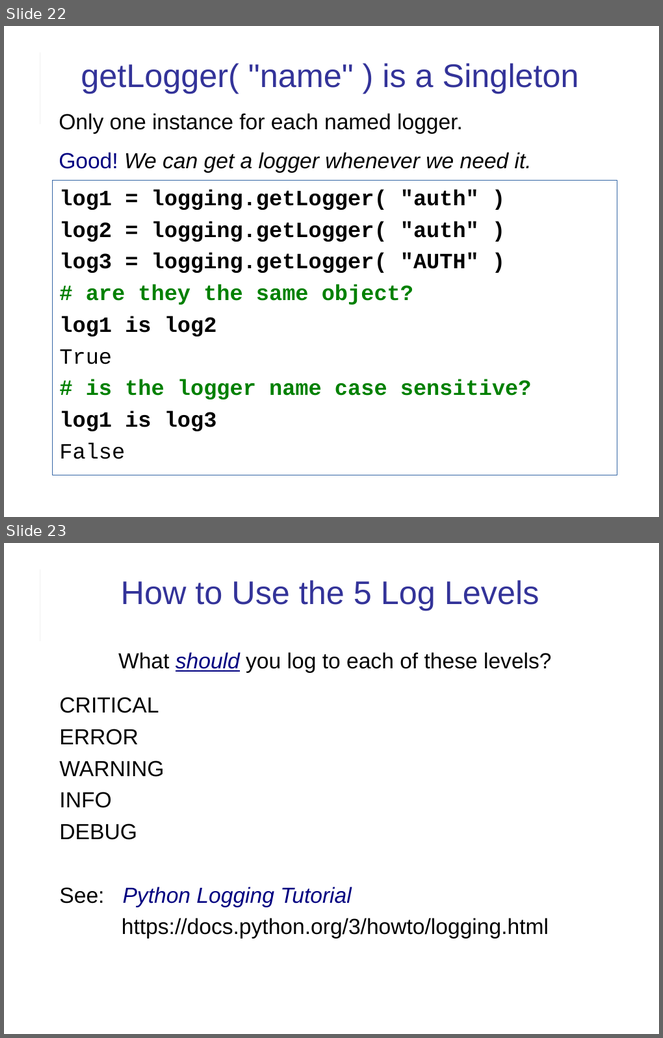
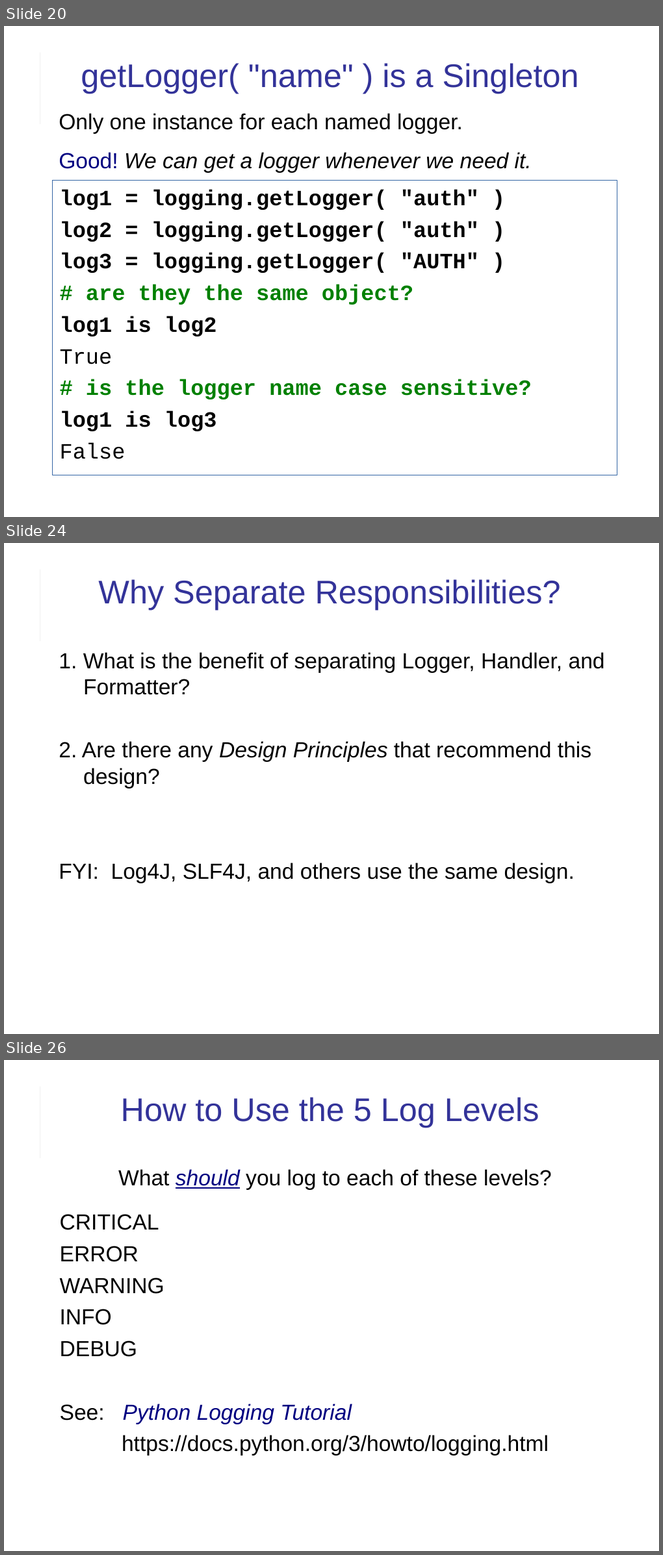
Before and after one commit to cpske/ISP, a slide deck: logging/Logging.ppt. Shown one above the other, each under a label of ours: slides 22 and 23 before the commit, slides 20, 24 and 26 after it; the slides between them are not shown. The pictures are 663x1038 and 663x1555 pixels, drawn with LibreOffice and Linux fonts; fonts in the diff are those of the drawing. Boxes give left, top, right and bottom in pixels: in the first picture for what was removed or moved away, otherwise in the second. Text is boxed around its words. In the diff, an @@ line names an element or a change of style, - is before the commit and + after.

```diff
--- a/logging/Logging.ppt
+++ b/logging/Logging.ppt
@@ slide 24 added at (4,543,659,1034), background #FFFFFF; not listed: 2 template elements that a slide beside it also shows @@
@@ title added at (98,579,561,610), 36 pt, text #333399 @@
+Why Separate Responsibilities?
@@ text added at (59,652,605,884), 24 pt, text #000000 @@
+1. What is the benefit of separating Logger, Handler, and Formatter?
+2. Are there any Design Principles that recommend this design?
+FYI: Log4J, SLF4J, and others use the same design.
@@ what was slide 22 is now slide 20 @@
@@ what was slide 23 is now slide 26 @@
```
Also in this commit, not shown: 4 slides changed, 4 other slides added, 1 slide removed, 1 other file.
